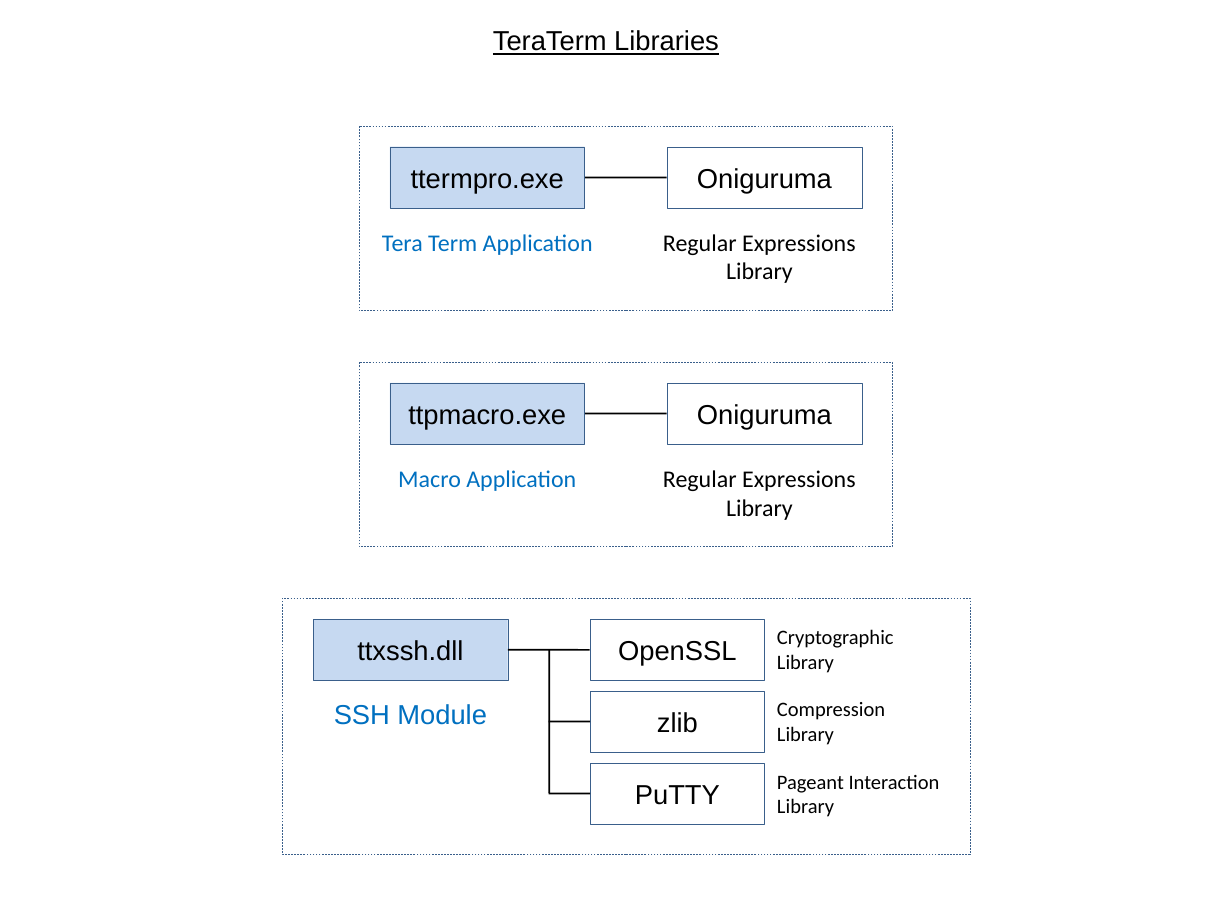
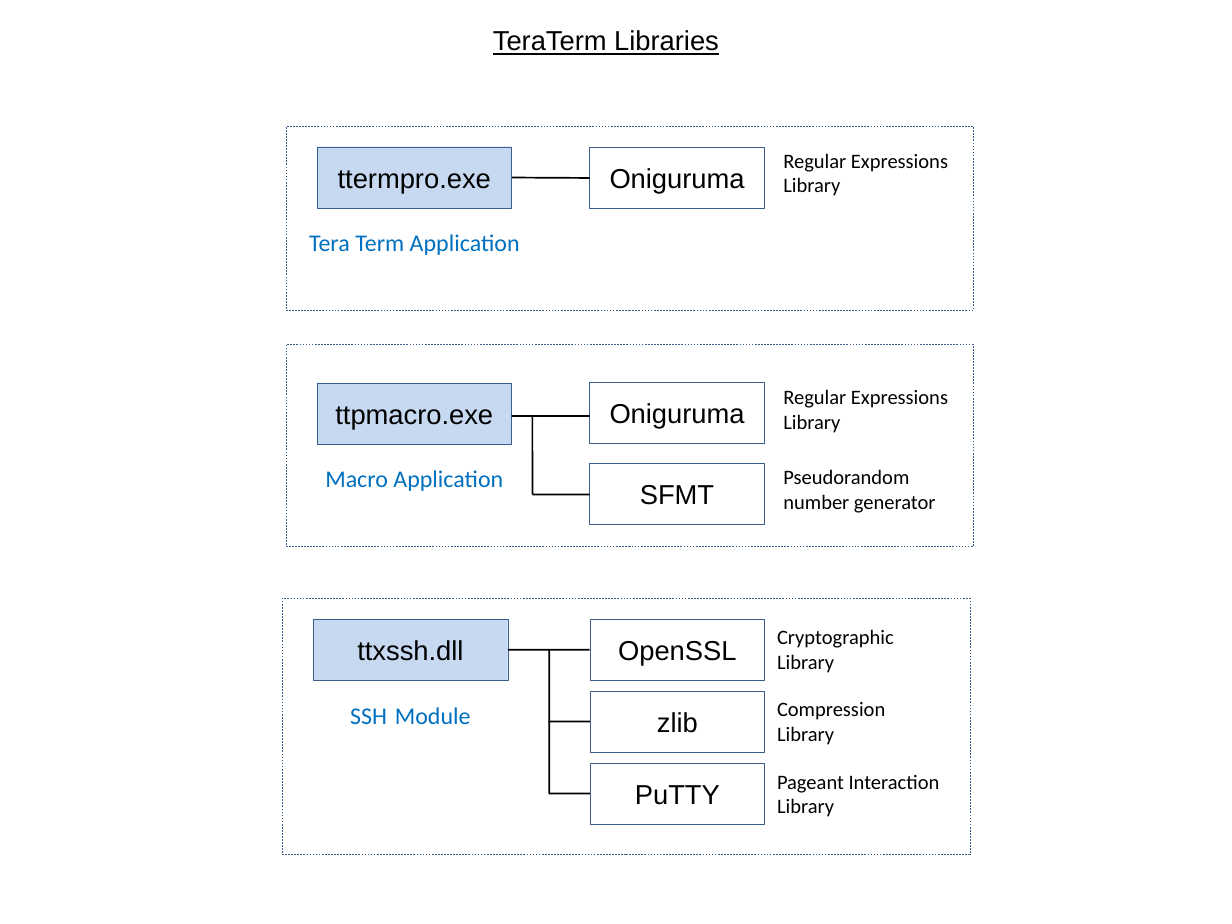
Before and after one commit to m-tmatma/teraterm-mirror-svn2git, a slide deck: slide 1 of doc/en/html/reference/image/library_relation.ppt. Drawn at 1232x924 pixels with LibreOffice and Linux fonts; fonts in the diff are those of the drawing. Boxes give left, top, right and bottom in pixels: in the first picture for what was removed or moved away, otherwise in the second. Text is boxed around its words. In the diff, an @@ line names an element or a change of style, - is before the commit and + after.

```diff
--- a/doc/en/html/reference/image/library_relation.ppt
+++ b/doc/en/html/reference/image/library_relation.ppt
@@ rectangle: place and size @@
-rectangle at [359,126,892,310]
+rectangle at [286,126,973,310]
@@ rectangle "ttermpro.exe": place and size @@
-rectangle "ttermpro.exe" at [389,147,584,208]
+rectangle "ttermpro.exe" at [317,147,511,208]
@@ rectangle "Oniguruma": place and size @@
-rectangle "Oniguruma" at [667,147,861,208]
+rectangle "Oniguruma" at [590,147,765,208]
@@ text "Regular Expressions Library" at [783,153,948,196]: size 14 to 12 pt; alignment centre to left @@
@@ text "Regular Expressions Library": place and size @@
-text "Regular Expressions Library" at [663,234,856,283]
+text "Regular Expressions Library" at [783,153,948,196]
@@ line moved from (585, 177) - (667, 177) to (513, 177) - (590, 177) @@
@@ rectangle: place and size @@
-rectangle at [359,362,892,547]
+rectangle at [286,345,973,547]
@@ rectangle "ttpmacro.exe": place and size @@
-rectangle "ttpmacro.exe" at [389,383,584,445]
+rectangle "ttpmacro.exe" at [317,383,511,445]
@@ rectangle "Oniguruma": place and size @@
-rectangle "Oniguruma" at [667,383,861,445]
+rectangle "Oniguruma" at [590,382,765,444]
@@ text "Regular Expressions Library": place and size @@
-text "Regular Expressions Library" at [663,470,856,520]
+text "Regular Expressions Library" at [783,389,948,433]
@@ text "Regular Expressions Library" at [783,389,948,433]: size 14 to 12 pt; alignment centre to left @@
@@ 2 texts, 1 line: place and size @@
-2 texts, 1 line at [382,234,667,491]
+2 texts, 1 line at [309,234,590,491]
@@ line added from (532, 416) to (532, 494), #000000 0.99 pt @@
@@ rectangle added at [590,463,765,525], outline #3A5F8B 0.26 pt, 16 pt, text #000000 @@
+SFMT
@@ text added at [783,469,936,513], 12 pt, text #000000 @@
+Pseudorandom number generator
@@ line added from (590, 494) to (532, 494), #000000 0.99 pt @@
@@ text "SSH Module" at [350,707,471,724]: size 16 to 14 pt, font Arial to Calibri @@
```
Also in this commit, not shown: 6 other files.
